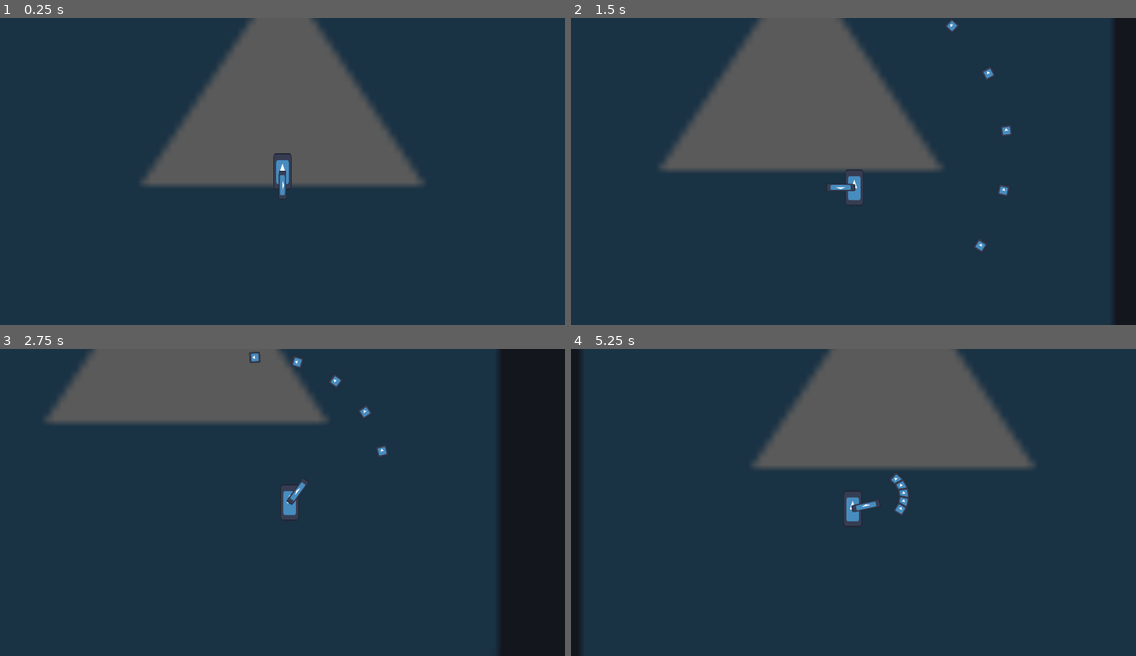
Above: before the commit, frames 1-4 (two rows, left to right).
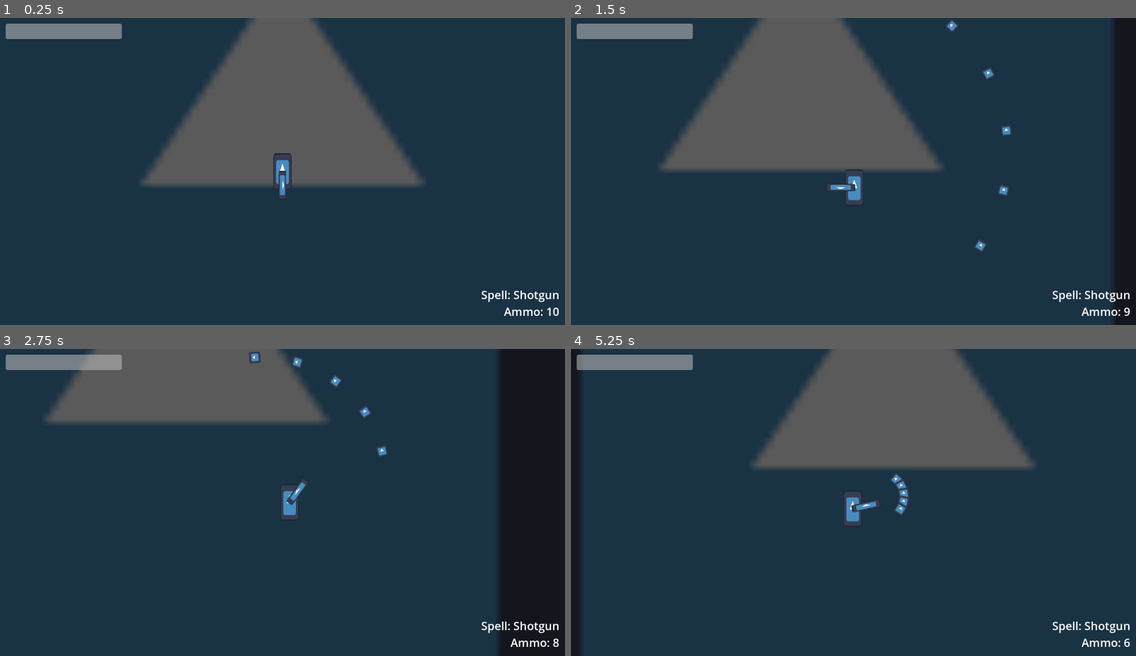
Above: after the commit, the same moments.

Repository: AgilMonkey/Wild-Bun-Magic
Game: Godot game, scene res://levels/main_test_scene/main_test_scene.tscn
The game is run twice, just before and just after one commit, with the same random seed, the same clock (stepped at 60 frames per second) and the same inputs. The engine's default icon, where the game draws it, is replaced by a stand-in: a white triangle on a blue panel in a dark square.
Inputs (mouse positions are in pixels of both pictures, inside the frame that each line leads up to):
- Up to frame 1 (0.25 s): no input
- Up to frame 2 (1.5 s): tap Enter at 0.5 s; move the mouse to (977, 156) at 0.52 s; hold D (move_right) 0.53-1.28 s; click (977, 156) at 0.6 s; move the mouse to (740, 186) at 1.27 s; hold S (move_down) from 1.28 s (still down); tap Shift (dash) at 1.35 s
- Up to frame 3 (2.75 s): click (169, 517) at 1.55 s; move the mouse to (339, 434) at 2.02 s; release S (move_down) at 2.03 s; hold D (move_right) from 2.03 s (still down); click (339, 434) at 2.1 s
- Up to frame 4 (5.25 s): move the mouse to (825, 563) at 2.77 s; release D (move_right) at 2.78 s; hold W (move_up) 2.78-3.53 s; click (825, 563) at 2.85 s; move the mouse to (1023, 548) at 3.52 s; hold A (move_left) 3.53-5.03 s; tap Shift (dash) at 3.6 s; click (1023, 548) at 3.8 s; move the mouse to (684, 456) at 4.27 s; click (684, 456) at 4.35 s; move the mouse to (881, 502) at 5.02 s; hold S (move_down) from 5.03 s (still down); click (881, 502) at 5.1 s

The runs differ from the first frame. In frame 1, 1.4% of the frame differs, in the area x 1-99%, y 1-98%; in frame 2, 1.4%; in frame 3, 1.4%; in frame 4, 1.4%.

Commit message:
Add simple ui

Diff:
--- /dev/null
+++ b/entities/globals/global_ui.gd
@@ -0,0 +1,4 @@
+extends Node
+
+
+var cur_spell: Spell
--- a/entities/player/player_staff.gd
+++ b/entities/player/player_staff.gd
@@ -7,15 +7,19 @@
 @onready var cur_spell: Spell = $SpellCastPoint
 
 
+func _ready() -> void:
+	GlobalUi.cur_spell = cur_spell
+
+
 func _process(_delta: float) -> void:
 	mouse_position = get_global_mouse_position()
 	look_at(mouse_position)
 
 	if Input.is_action_just_pressed("shoot"):
-		if cur_spell.ammo <=0:
+		cur_spell.shoot(self)
+
+		if cur_spell.ammo <= 0:
 			change_spell()
-		else:
-			cur_spell.shoot(self)
 
 
 func change_spell():
@@ -23,3 +27,5 @@
 	all_spells_no_this.erase($SpellCastPoint.get_script())
 	var script = all_spells_no_this.pick_random()
 	$SpellCastPoint.set_script(script)
+
+	GlobalUi.cur_spell = cur_spell
--- /dev/null
+++ b/entities/ui/player_ui.tscn
@@ -0,0 +1,80 @@
+[gd_scene load_steps=3 format=3 uid="uid://dklbwgr08tit0"]
+
+[ext_resource type="Script" uid="uid://ccsuocuo5haky" path="res://entities/ui/spell_ui.gd" id="1_77lnr"]
+
+[sub_resource type="LabelSettings" id="LabelSettings_77lnr"]
+font_size = 40
+
+[node name="PlayerUI" type="Control"]
+layout_mode = 3
+anchors_preset = 15
+anchor_right = 1.0
+anchor_bottom = 1.0
+grow_horizontal = 2
+grow_vertical = 2
+
+[node name="MarginContainer" type="MarginContainer" parent="."]
+layout_mode = 1
+anchors_preset = 15
+anchor_right = 1.0
+anchor_bottom = 1.0
+grow_horizontal = 2
+grow_vertical = 2
+theme_override_constants/margin_left = 20
+theme_override_constants/margin_top = 20
+theme_override_constants/margin_right = 20
+theme_override_constants/margin_bottom = 20
+
+[node name="Control" type="Control" parent="MarginContainer"]
+layout_mode = 2
+
+[node name="HealthbarUI" type="Control" parent="MarginContainer/Control"]
+layout_mode = 2
+anchors_preset = 0
+offset_right = 560.0
+offset_bottom = 149.0
+
+[node name="ProgressBar" type="ProgressBar" parent="MarginContainer/Control/HealthbarUI"]
+layout_mode = 0
+offset_right = 407.0
+offset_bottom = 54.0
+value = 100.0
+show_percentage = false
+
+[node name="SpellUI" type="Control" parent="MarginContainer/Control"]
+layout_mode = 1
+anchors_preset = 3
+anchor_left = 1.0
+anchor_top = 1.0
+anchor_right = 1.0
+anchor_bottom = 1.0
+offset_left = -297.0
+offset_top = -139.0
+grow_horizontal = 0
+grow_vertical = 0
+script = ExtResource("1_77lnr")
+
+[node name="VBoxContainer" type="VBoxContainer" parent="MarginContainer/Control/SpellUI"]
+layout_mode = 1
+anchors_preset = 3
+anchor_left = 1.0
+anchor_top = 1.0
+anchor_right = 1.0
+anchor_bottom = 1.0
+offset_left = -178.0
+offset_top = -88.0
+grow_horizontal = 0
+grow_vertical = 0
+alignment = 2
+
+[node name="SpellLabel" type="Label" parent="MarginContainer/Control/SpellUI/VBoxContainer"]
+layout_mode = 2
+text = "Spell: Stupid"
+label_settings = SubResource("LabelSettings_77lnr")
+horizontal_alignment = 2
+
+[node name="AmmoLabel" type="Label" parent="MarginContainer/Control/SpellUI/VBoxContainer"]
+layout_mode = 2
+text = "Ammo: 10"
+label_settings = SubResource("LabelSettings_77lnr")
+horizontal_alignment = 2
--- /dev/null
+++ b/entities/ui/spell_ui.gd
@@ -0,0 +1,7 @@
+extends Control
+
+
+func _process(delta: float) -> void:
+	if GlobalUi.cur_spell == null: return
+	$VBoxContainer/SpellLabel.text = "Spell: " + GlobalUi.cur_spell.spell_name
+	$VBoxContainer/AmmoLabel.text = "Ammo: " + str(GlobalUi.cur_spell.ammo)
--- a/levels/main_test_scene/main_test_scene.tscn
+++ b/levels/main_test_scene/main_test_scene.tscn
@@ -1,8 +1,9 @@
-[gd_scene load_steps=4 format=3 uid="uid://ca8tn02iyeljw"]
+[gd_scene load_steps=5 format=3 uid="uid://ca8tn02iyeljw"]
 
 [ext_resource type="Texture2D" uid="uid://cthw2iuwsc3ka" path="res://icon.svg" id="1_0ppp4"]
 [ext_resource type="PackedScene" uid="uid://dhl552xt6p4c1" path="res://entities/player/player.tscn" id="1_db3qx"]
 [ext_resource type="Script" uid="uid://bg16oasgteqcj" path="res://levels/main_test_scene/main_test_scene.gd" id="1_jvi5a"]
+[ext_resource type="PackedScene" uid="uid://dklbwgr08tit0" path="res://entities/ui/player_ui.tscn" id="4_o4x35"]
 
 [node name="main_test_scene" type="Node2D"]
 script = ExtResource("1_jvi5a")
@@ -13,3 +14,7 @@
 texture = ExtResource("1_0ppp4")
 
 [node name="Player" parent="." instance=ExtResource("1_db3qx")]
+
+[node name="UI" type="CanvasLayer" parent="."]
+
+[node name="PlayerUI" parent="UI" instance=ExtResource("4_o4x35")]
--- a/project.godot
+++ b/project.godot
@@ -15,6 +15,10 @@
 run/main_scene="uid://ca8tn02iyeljw"
 config/features=PackedStringArray("4.4", "GL Compatibility")
 config/icon="res://icon.svg"
+
+[autoload]
+
+GlobalUi="*res://entities/globals/global_ui.gd"
 
 [display]
 
Not shown, added: entities/globals/global_ui.gd.uid
Not shown, added: entities/ui/spell_ui.gd.uid
